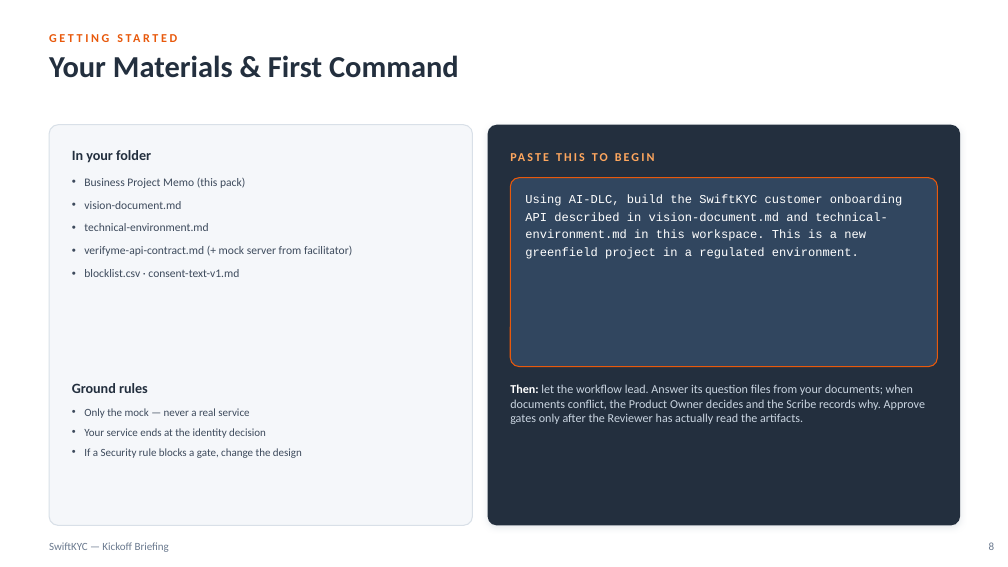
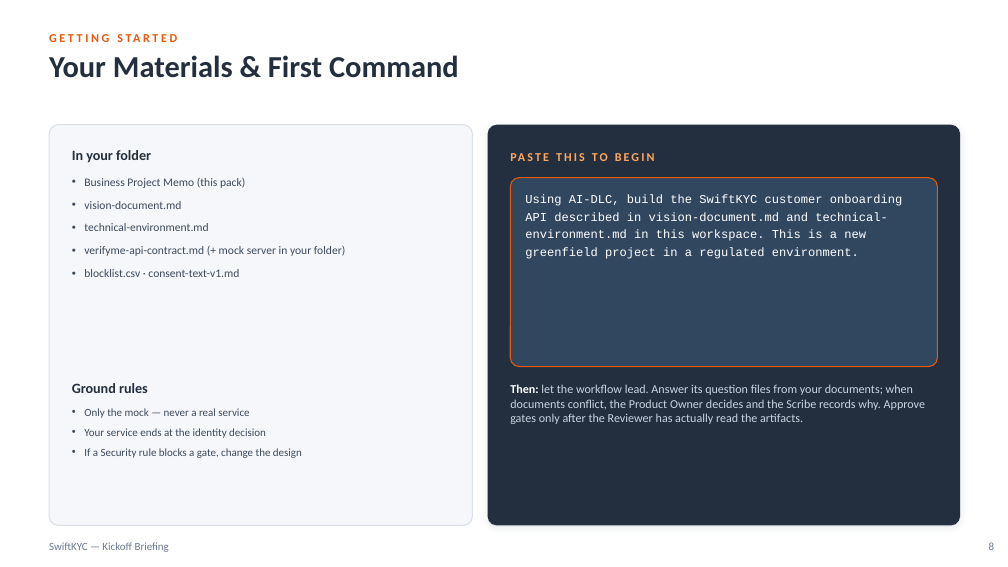
Before and after one commit to tongzahub/AI-DLC-Workshop, a slide deck: slide 8 of group2-fintech/Group2-Kickoff-Deck.pptx. Drawn at 1008x567 pixels with LibreOffice and Linux fonts; fonts in the diff are those of the drawing. Boxes give left, top, right and bottom in pixels: in the first picture for what was removed or moved away, otherwise in the second. Text is boxed around its words. In the diff, an @@ line names an element or a change of style, - is before the commit and + after.

```diff
--- a/group2-fintech/Group2-Kickoff-Deck.pptx
+++ b/group2-fintech/Group2-Kickoff-Deck.pptx
@@ text at (x1=84, y1=246, x2=345, y2=256): text changed @@
-• verifyme-api-contract.md (+ mock server from facilitator)
+• verifyme-api-contract.md (+ mock server in your folder)
```
Also in this commit, not shown: 29 other files.
